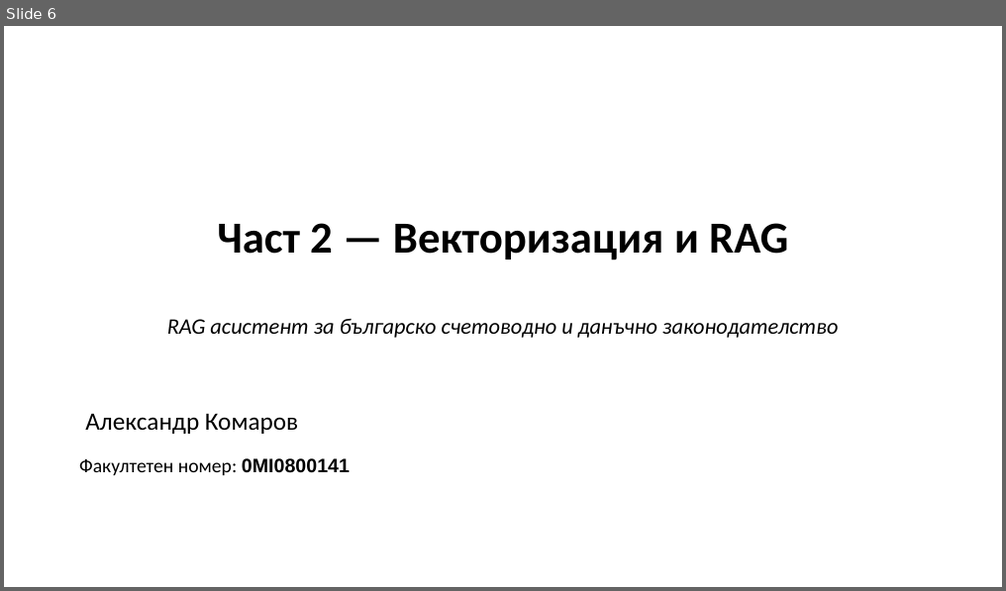
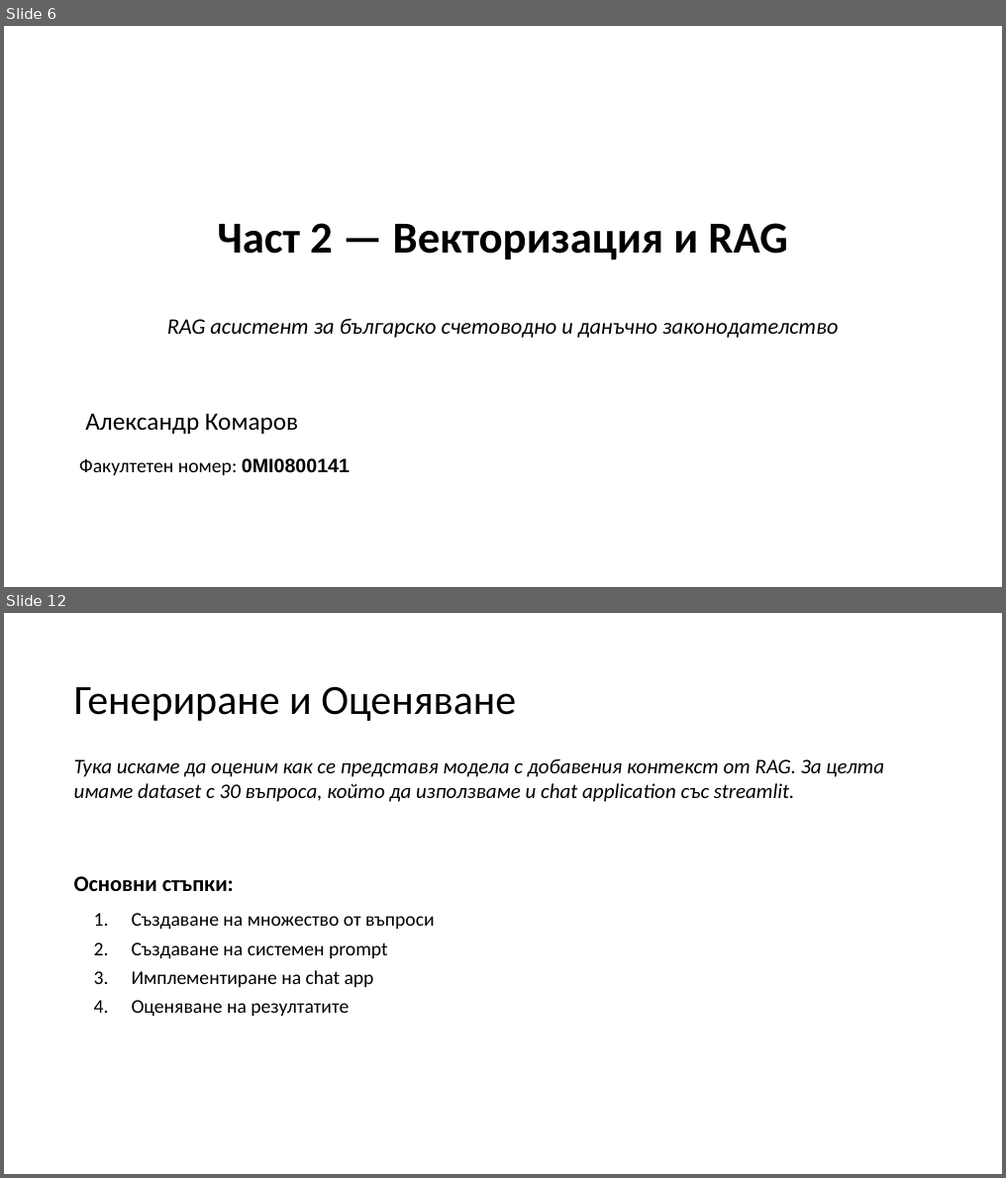
Before and after one commit to LLM-Project-2026/tax_and_accounting_law_RAG, a slide deck: stage_1_presentation_v2.pptx. Shown one above the other, each under a label of ours: slide 6 before the commit, slides 6 and 12 after it; the slides between them are not shown. The pictures are 1006x591 and 1006x1178 pixels, drawn with LibreOffice and Linux fonts; fonts in the diff are those of the drawing. Boxes give left, top, right and bottom in pixels: in the first picture for what was removed or moved away, otherwise in the second. Text is boxed around its words. In the diff, an @@ line names an element or a change of style, - is before the commit and + after.

Commit message:
* updated presentation

```diff
--- a/stage_1_presentation_v2.pptx
+++ b/stage_1_presentation_v2.pptx
@@ slide 12 added at box(4, 613, 1002, 1174), background #FFFFFF @@
@@ text added at box(74, 686, 516, 721), 30 pt, text #000000 @@
+Генериране и Оценяване
@@ text added at box(74, 759, 884, 802), 15 pt, text #000000, italic @@
+Тука искаме да оценим как се представя модела с добавения контекст от RAG. За целта имаме dataset с 30 въпроса, който да използваме и chat application със streamlit.
@@ text added at box(74, 876, 234, 891), 16 pt, text #000000, bold @@
+Основни стъпки:
@@ text added at box(132, 913, 434, 1017), 14 pt, text #000000 @@
+1. Създаване на множество от въпроси
+2. Създаване на системен prompt
+3. Имплементиране на chat app
+4. Оценяване на резултатите
```
Also in this commit, not shown: 8 slides changed, 3 other slides added, 1 slide removed.
